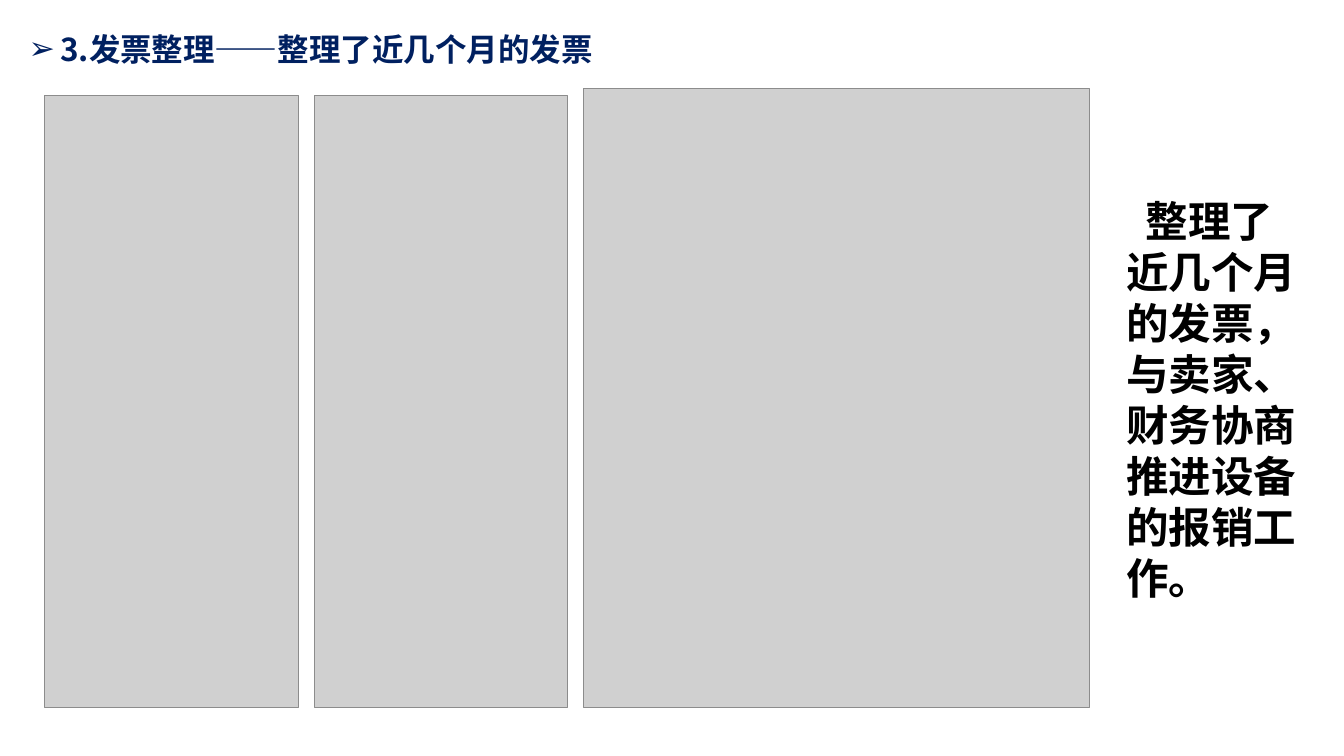
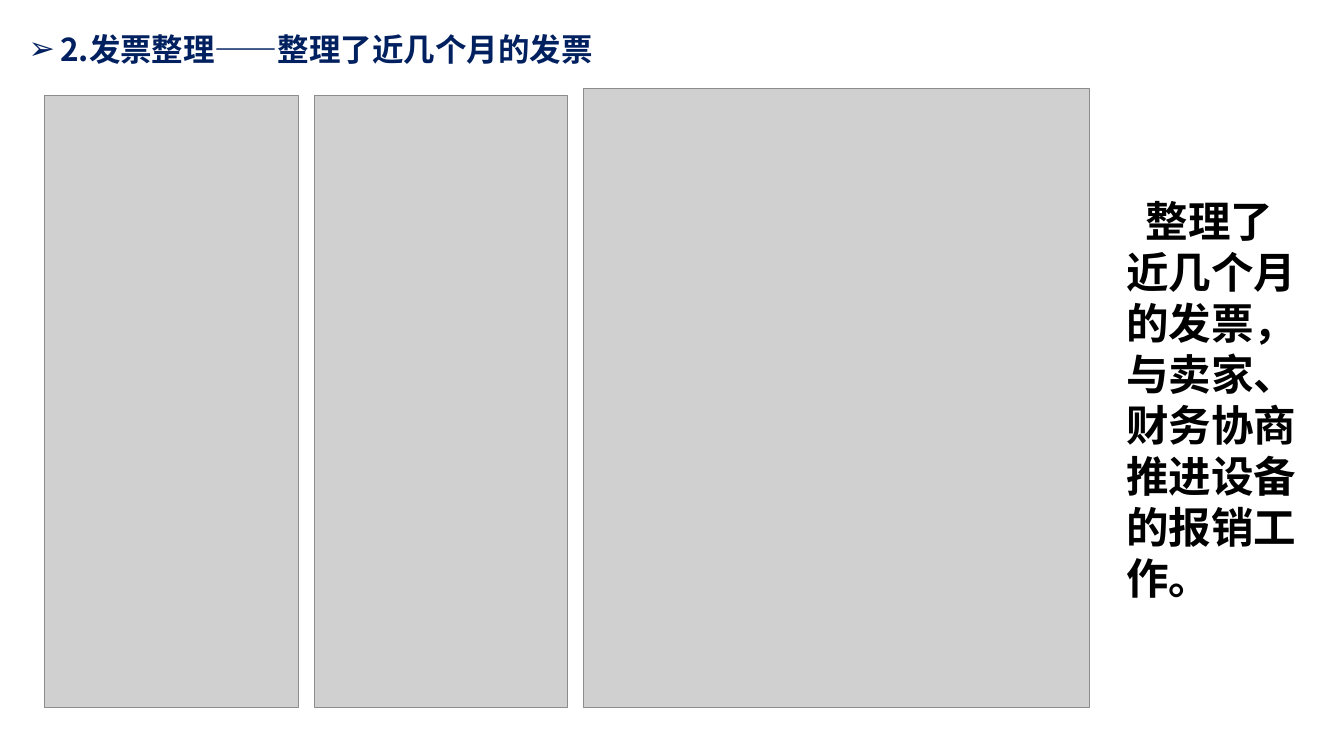
Before and after one commit to Humble-Engineer/Reports, a slide deck: slide 3 of 2024年/周报20240412.pptx (slide 4 before the commit). Drawn at 1344x756 pixels with LibreOffice and Linux fonts; fonts in the diff are those of the drawing; grey boxes stand for pictures. Boxes give left, top, right and bottom in pixels: in the first picture for what was removed or moved away, otherwise in the second. Text is boxed around its words. In the diff, an @@ line names an element or a change of style, - is before the commit and + after.

```diff
--- a/2024年/周报20240412.pptx
+++ b/2024年/周报20240412.pptx
@@ text at box(60, 34, 592, 64): text changed @@
-➢ 3.发票整理——整理了近几个月的发票
+➢ 2.发票整理——整理了近几个月的发票
```
Also in this commit, not shown: 2 other slides changed, 1 slide added, 1 slide removed.
